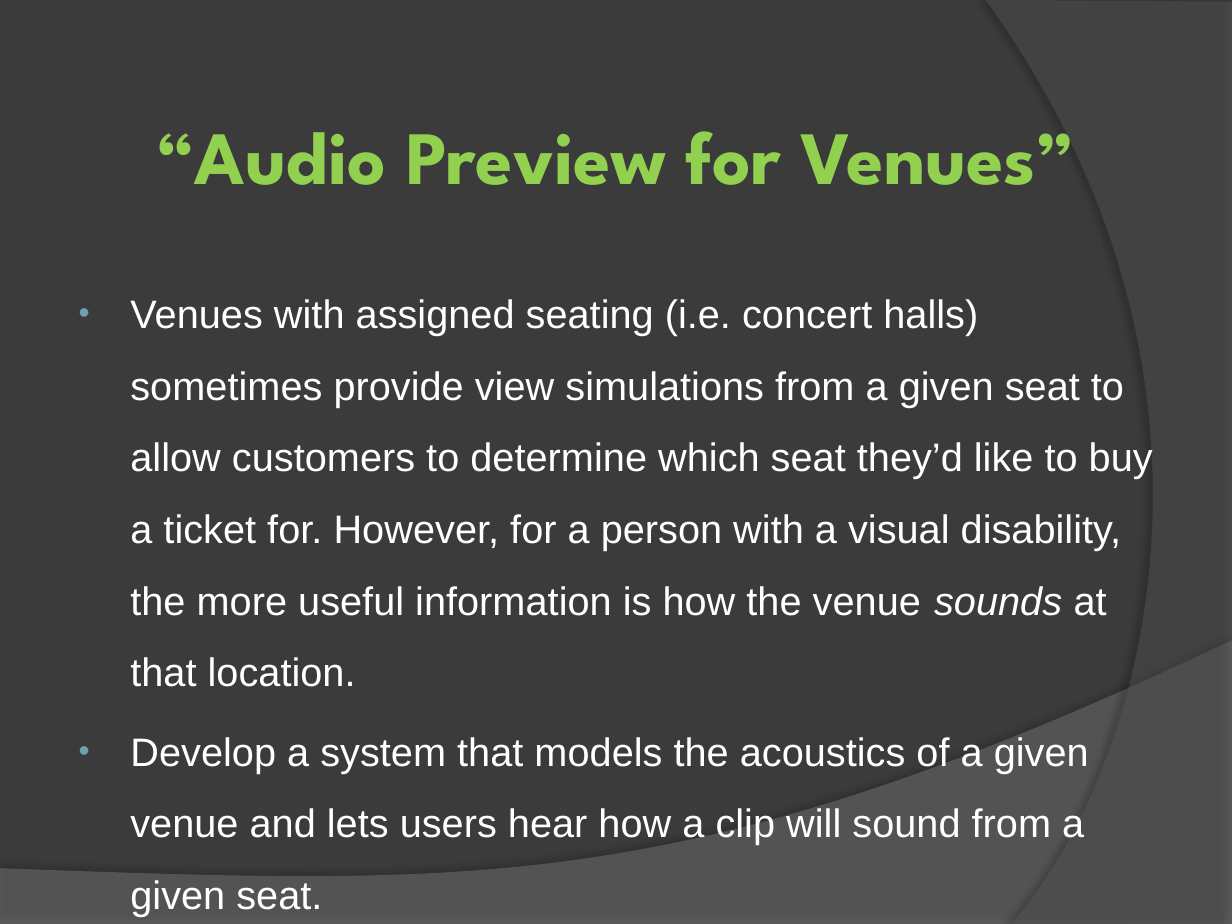
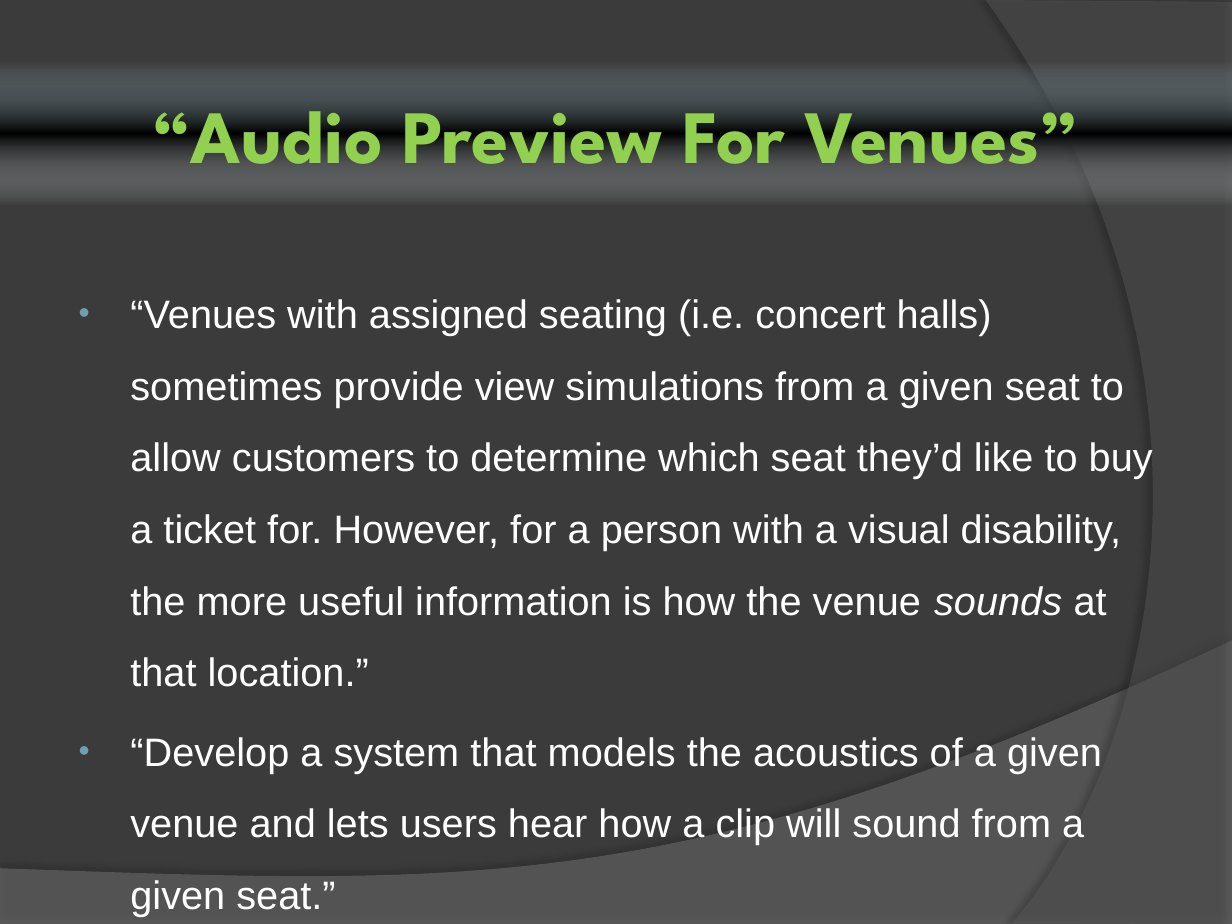
Before and after one commit to ProjPossibility/ss12-usc-2011-audiopreview2, a slide deck: slide 2 of presentation/Team MIDI-Pop.pptx. Drawn at 1232x924 pixels with LibreOffice and Linux fonts; fonts in the diff are those of the drawing. Boxes give left, top, right and bottom in pixels: in the first picture for what was removed or moved away, otherwise in the second. Text is boxed around its words. In the diff, an @@ line names an element or a change of style, - is before the commit and + after.

```diff
--- a/presentation/Team MIDI-Pop.pptx
+++ b/presentation/Team MIDI-Pop.pptx
@@ rectangle "“Audio Preview For Venues”": place and size @@
-rectangle "“Audio Preview For Venues”" at <box>156,131,1075,185</box>
+rectangle "“Audio Preview For Venues”" at <box>0,62,1232,206</box>
@@ rectangle "“Audio Preview For Venues”" at <box>0,62,1232,206</box>: fill none to gradient #A9CBD8 to #000000 to #E5EEF2 @@
@@ text in rectangle at <box>152,111,1079,164</box>: text changed @@
-“Audio Preview for Venues”
+“Audio Preview For Venues”
@@ text at <box>130,299,1153,845</box>: text changed @@
-• Venues with assigned seating (i.e. concert halls) sometimes provide view simulations from a given seat to allow customers to determine which seat they’d like to buy a ticket for. However, for a person with a visual disability, the more useful information is how the venue sounds at that location.
-• Develop a system that models the acoustics of a given venue and lets users hear how a clip will sound from a given seat.
+• “Venues with assigned seating (i.e. concert halls) sometimes provide view simulations from a given seat to allow customers to determine which seat they’d like to buy a ticket for. However, for a person with a visual disability, the more useful information is how the venue sounds at that location.”
+• “Develop a system that models the acoustics of a given venue and lets users hear how a clip will sound from a given seat.”
```
Also in this commit, not shown: 4 other slides changed, 3 slides added, 8 other files.
